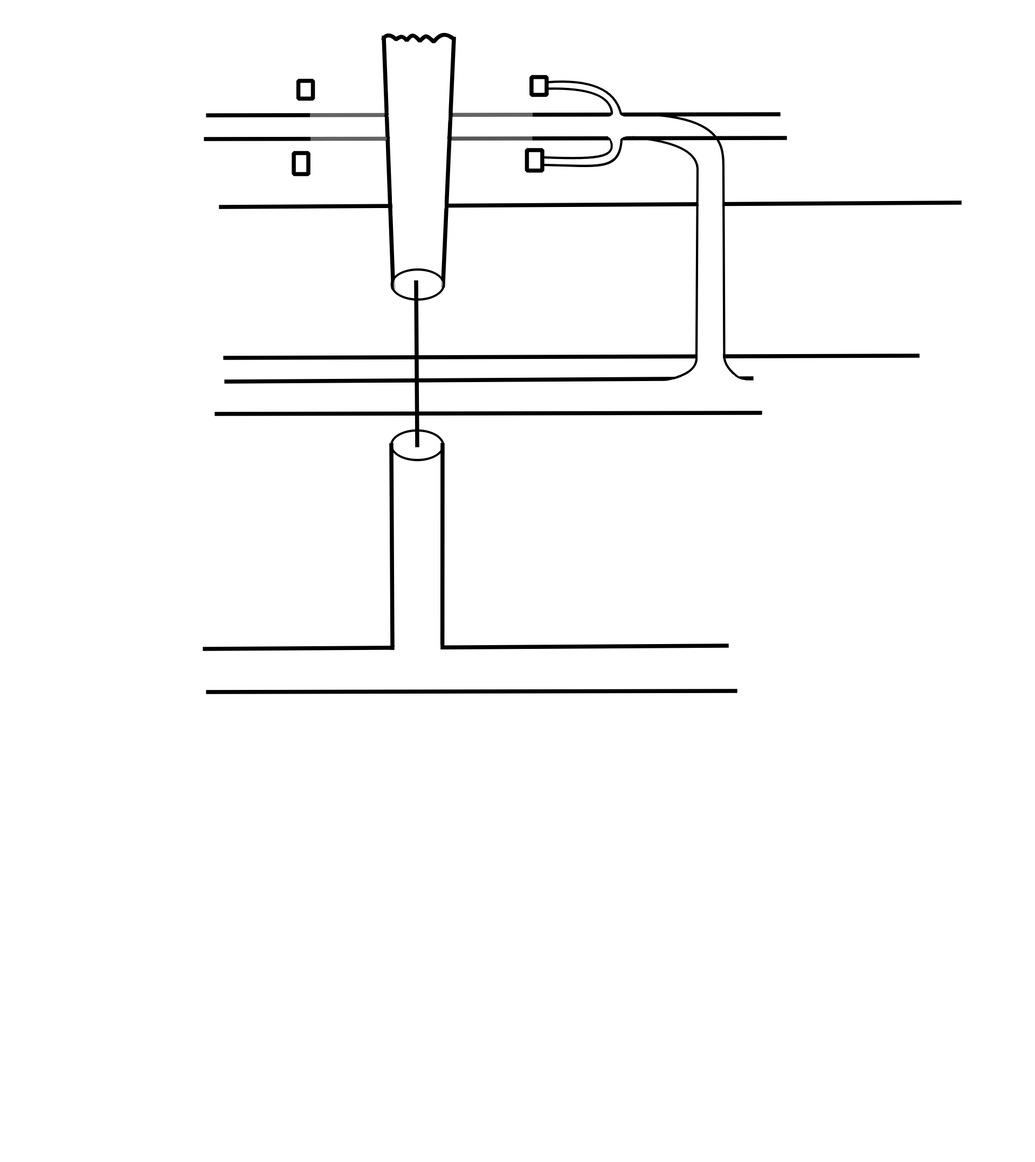
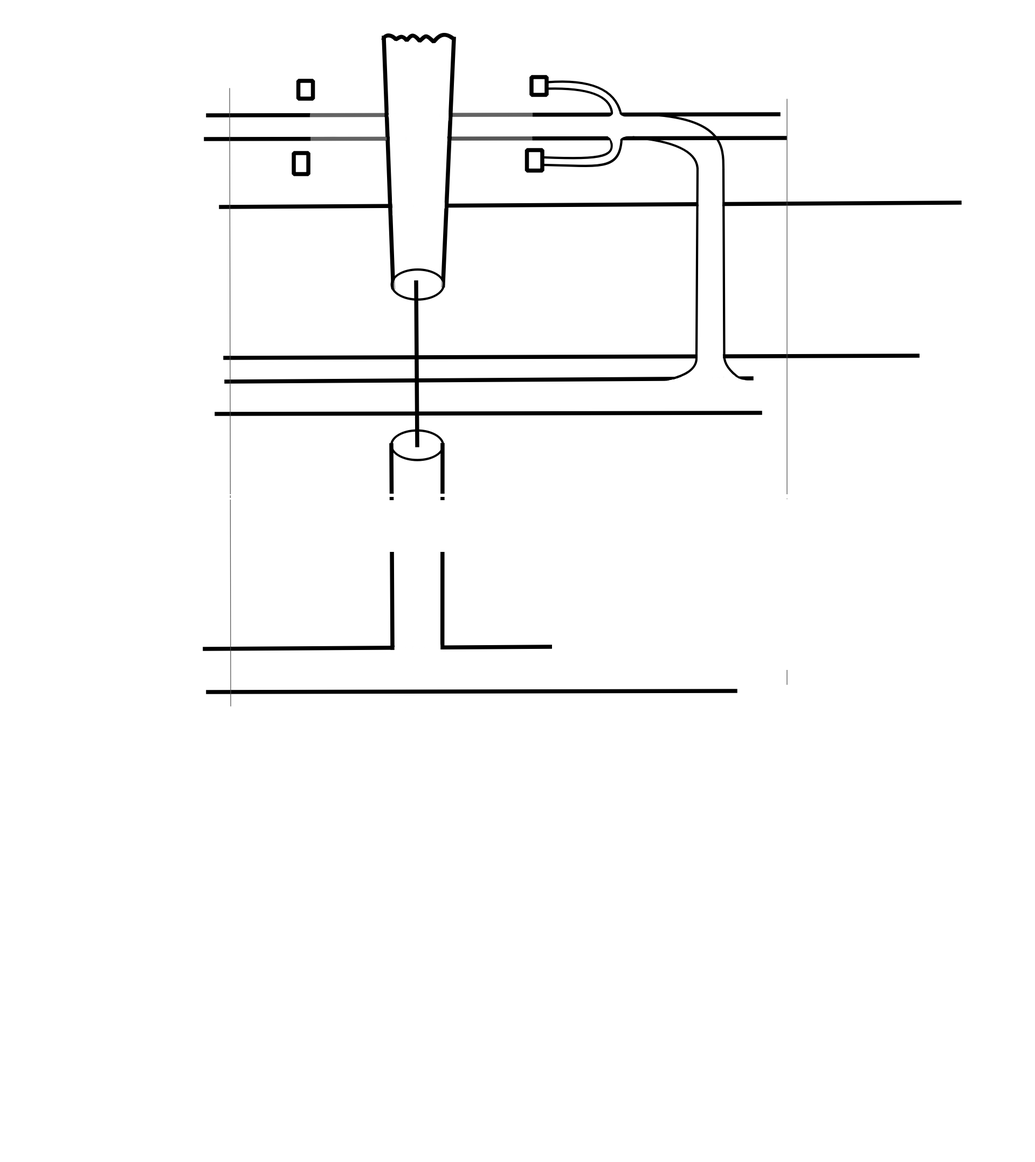
The second 1035x1162 image is a revision of the first. Changes to its layers:
pixels changed over (x1=229, y1=87, x2=788, y2=707) (layer not identified)
